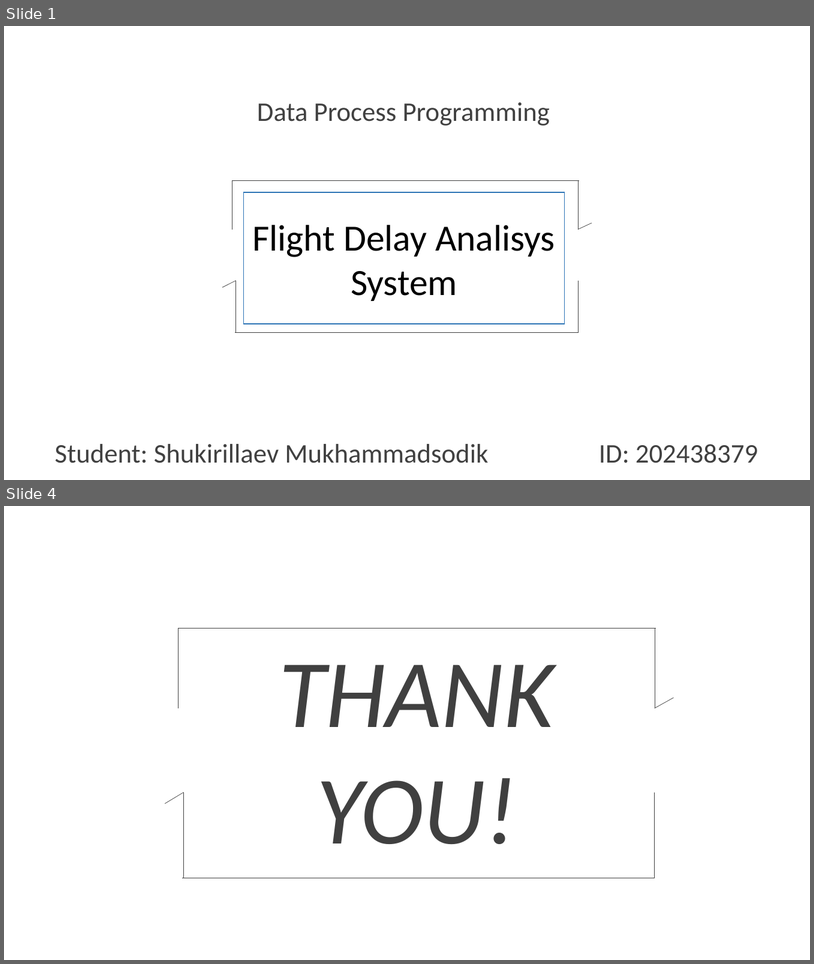
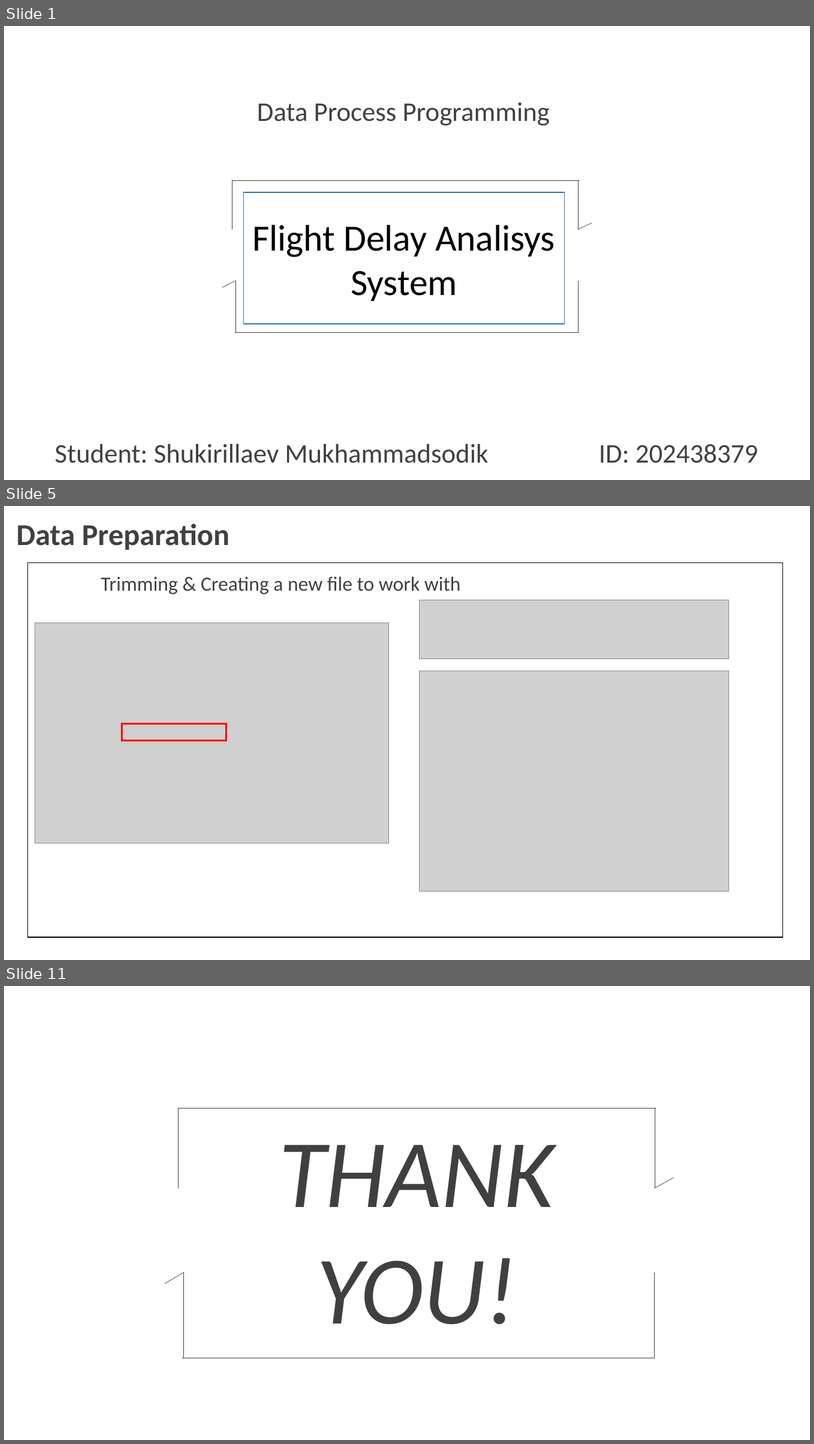
Before and after one commit to McLight-Note/Data_Process_Programming, a slide deck: Final_Project.pptx. Shown one above the other, each under a label of ours: slides 1 and 4 before the commit, slides 1, 5 and 11 after it; the slides between them are not shown. The pictures are 814x964 and 814x1444 pixels, drawn with LibreOffice and Linux fonts; fonts in the diff are those of the drawing; grey boxes stand for pictures; background and template pictures are left out. Boxes give left, top, right and bottom in pixels: in the first picture for what was removed or moved away, otherwise in the second. Text is boxed around its words. In the diff, an @@ line names an element or a change of style, - is before the commit and + after.

```diff
--- a/Final_Project.pptx
+++ b/Final_Project.pptx
@@ slide 5 added at <box>4,506,810,960</box>, background picture (left out) @@
@@ text added at <box>17,523,230,550</box>, 36 pt, text #404040, bold @@
+Data Preparation
@@ rectangle added at <box>27,563,783,937</box>, outline #000000 1 pt @@
@@ text added at <box>101,576,461,594</box>, 24 pt, text #404040 @@
+  Trimming & Creating a new file to work with
@@ picture added at <box>420,600,729,658</box> @@
@@ picture added at <box>35,623,389,843</box> @@
@@ picture added at <box>420,670,729,891</box> @@
@@ rectangle added at <box>122,724,227,741</box>, outline #FF0000 2.25 pt @@
@@ what was slide 4 is now slide 11 @@
```
Also in this commit, not shown: 1 slide changed, 7 other slides added, 1 slide removed.
